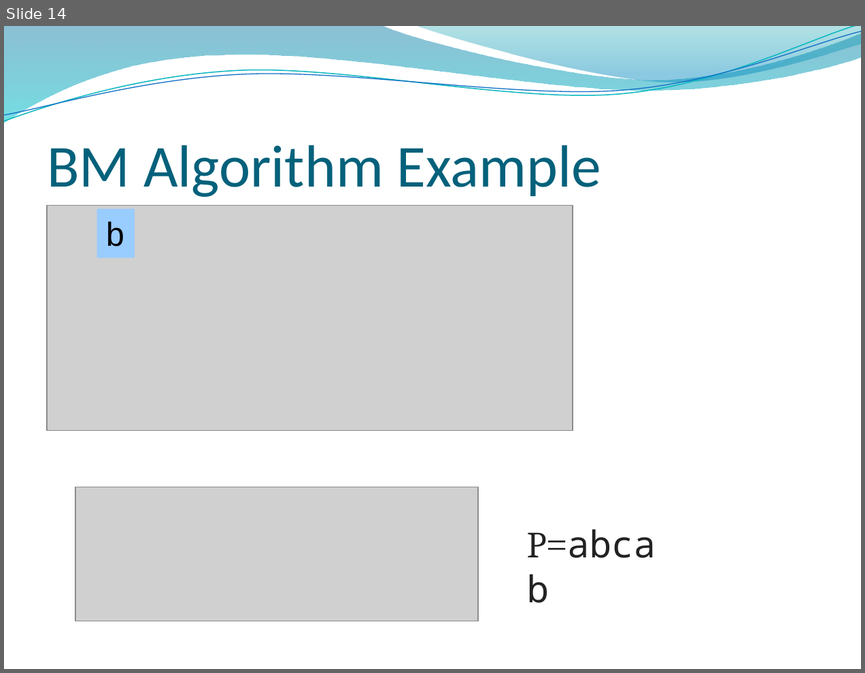
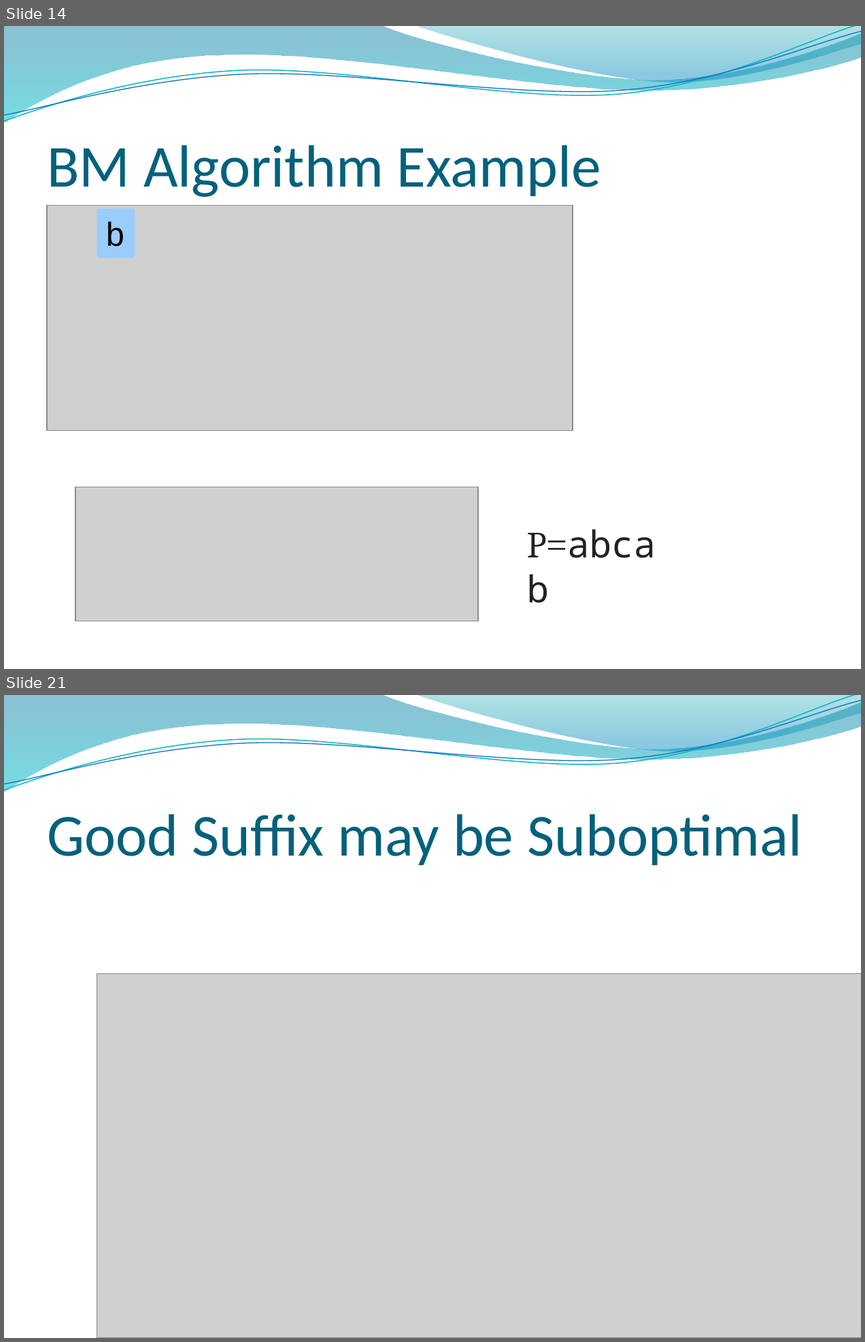
Before and after one commit to kapsitis/linen-tracer-682, a slide deck: discrete-bin/slides/discrete-week14-string-search.pptx. Shown one above the other, each under a label of ours: slide 14 before the commit, slides 14 and 21 after it; the slides between them are not shown. The pictures are 865x673 and 865x1342 pixels, drawn with LibreOffice and Linux fonts; fonts in the diff are those of the drawing; grey boxes stand for pictures; background and template pictures are left out. Boxes give left, top, right and bottom in pixels: in the first picture for what was removed or moved away, otherwise in the second. Text is boxed around its words. In the diff, an @@ line names an element or a change of style, - is before the commit and + after.

```diff
--- a/discrete-bin/slides/discrete-week14-string-search.pptx
+++ b/discrete-bin/slides/discrete-week14-string-search.pptx
@@ slide 21 added at bbox=[4, 695, 861, 1338], background picture (left out); not listed: 4 template elements that a slide beside it also shows @@
@@ title added at bbox=[47, 814, 802, 865], 50 pt, text #04617B @@
+Good Suffix may be Suboptimal
@@ picture added at bbox=[96, 974, 861, 1338] @@
```
Also in this commit, not shown: 8 other slides added, 28 other files.
